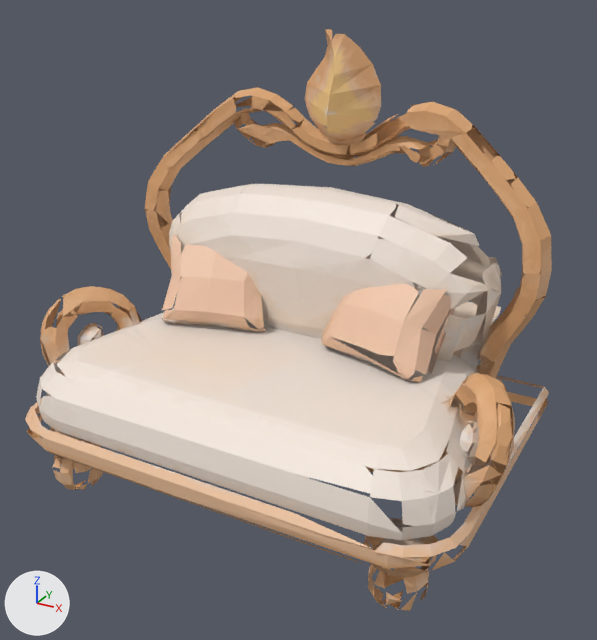
A saved change to the glTF model tools/art/models/tripo/gf/g_f_sofa.glb.
Rendered twice from a camera (50 mm lens) standing at (0.147, -0.282, 0.201) and looking at (-0.002, -0.012, 0.066). The lights are fixed; the arrows at lower left show +X, +Y and +Z. The picture after the commit comes second. Vertices at exactly the same position are counted once.

Script lines for the objects in view, before the commit:
```python
me_geometry_0 = bpy.data.meshes.new('geometry_0')
me_geometry_0.from_pydata(...)  # 28963 vertices, 53775 faces; spans x -0.098..0.099, y -0.091..0.051, z 0.0..0.176
me_geometry_0.materials.append(mat_defaultmaterial)
ob_geometry_0 = bpy.data.objects.new('geometry_0', me_geometry_0)
ob_geometry_0.location = (0.0, 0.0, 0.0)
```
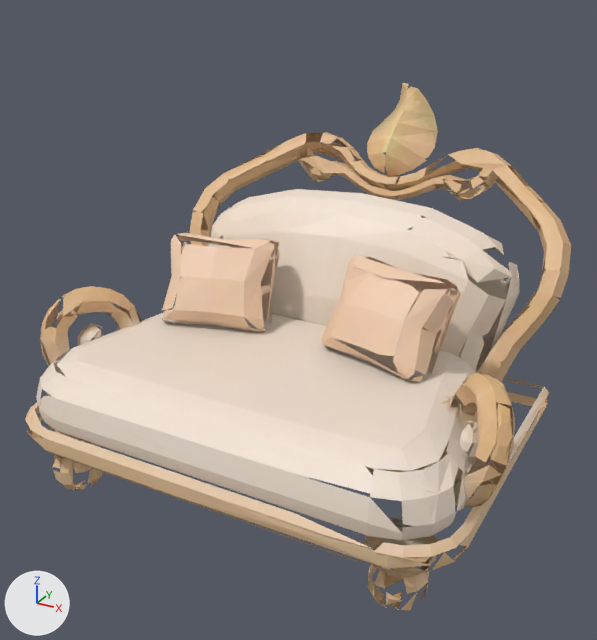
The change in detail:
me_geometry_0 is used by ob_geometry_0; location (0.0, 0.0, 0.0).
me_geometry_0 had 28963 vertices, 53775 faces and spanned x -0.098..0.099, y -0.091..0.051, z 0.0..0.176.
me_geometry_0 now has 28963 vertices, 53775 faces and spans x -0.098..0.099, y -0.091..0.091, z 0.0..0.146.
me_geometry_0 part 1: the loose piece of 646 vertices spanning x -0.016..0.019, y 0.004..0.02, z 0.133..0.176 is turned -35 degrees about the x axis through its middle, then moved by (0.0, 0.068, -0.026).
me_geometry_0 part 2: the loose piece of 24 vertices spanning x 0.027..0.036, y 0.016..0.017, z 0.128..0.134 is turned -35 degrees about the x axis through its middle, then moved by (0.0, 0.054, -0.024).
me_geometry_0 part 3: the loose piece of 7 vertices spanning x -0.034..-0.027, y 0.016..0.021, z 0.128..0.131 is turned -35 degrees about the x axis through its middle, then moved by (0.0, 0.053, -0.025).
me_geometry_0 part 4: 11690 of the vertices in x -0.091..0.091, y -0.017..0.03, z 0.038..0.151 are turned -35 degrees about the x axis through their middle, then moved by (0.0, 0.035, -0.012).

Where the change shows, as pixel boxes [x1, y1, x2, y2] in the pictures (597 x 640 px; the box of a moved part takes in the faces that stretch with it):
'geometry_0', reshaped (9% shorter): before [25, 29, 552, 611]; after [25, 83, 571, 611]
part 1 of me_geometry_0, moved or reshaped: before [305, 29, 381, 141]; after [367, 83, 438, 176]
part 2 of me_geometry_0, moved or reshaped: before [400, 145, 420, 163]; after [444, 178, 462, 193]
part 3 of me_geometry_0, moved or reshaped: before [263, 140, 276, 146]; after [321, 172, 333, 178]
part 4 of me_geometry_0, moved or reshaped: before [144, 87, 552, 378]; after [190, 132, 571, 381]
